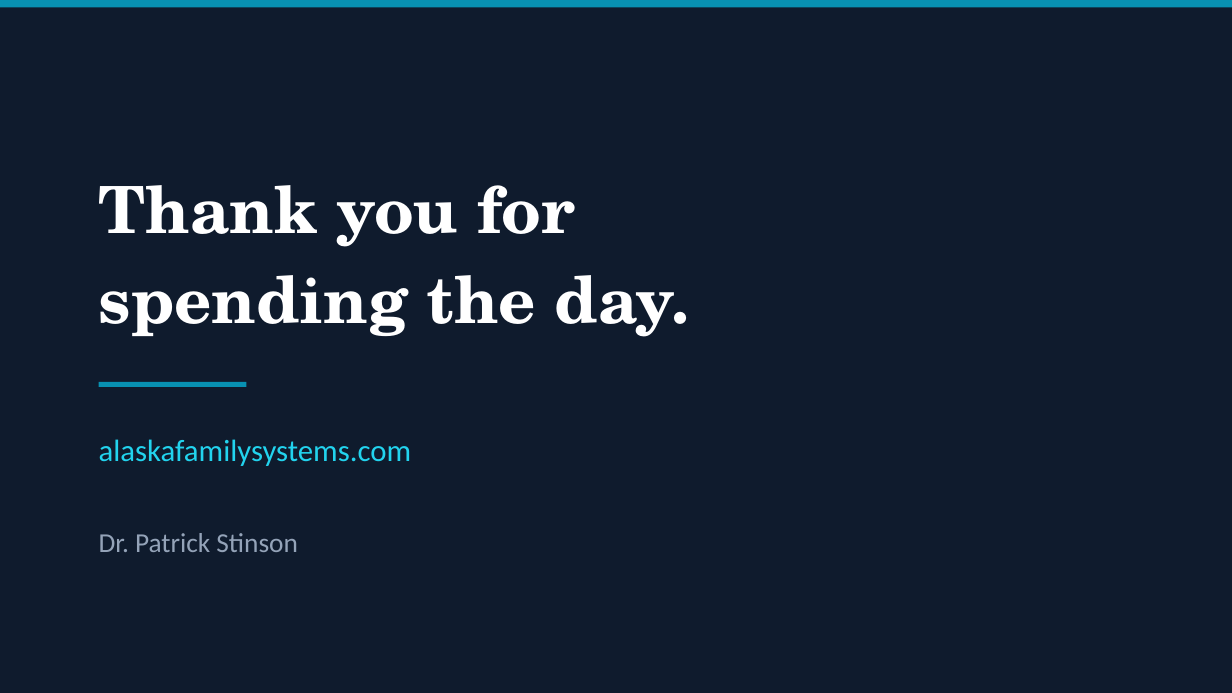
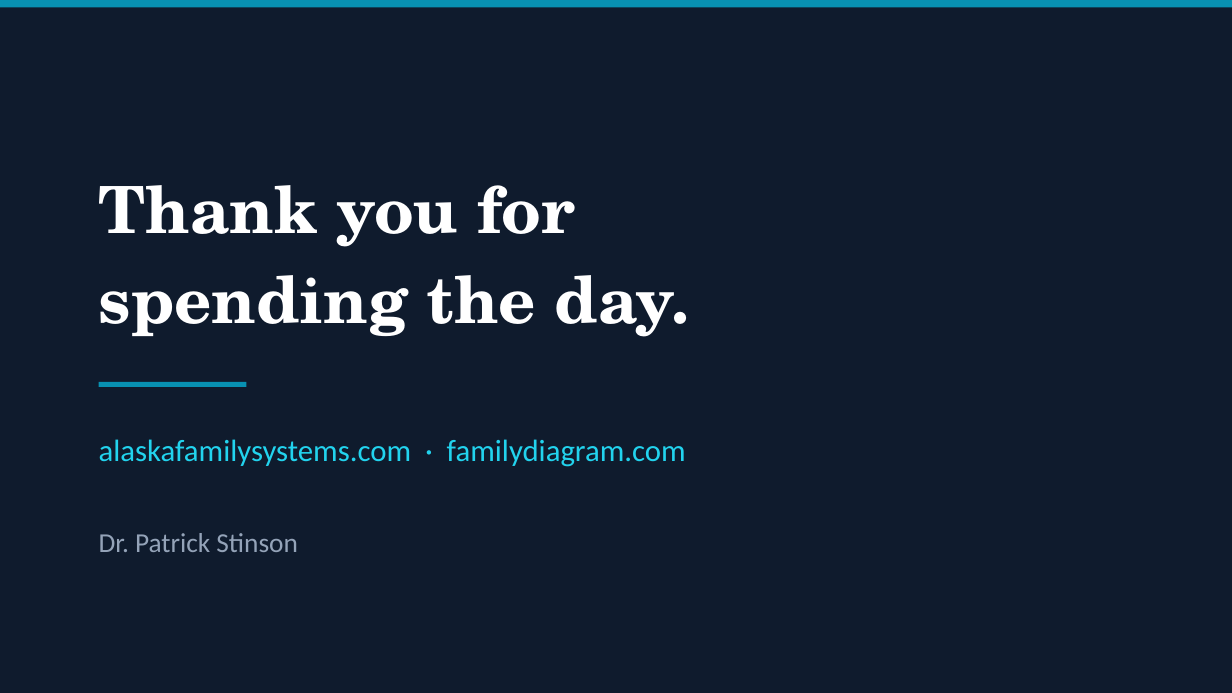
Before and after one commit to patrickkidd/ffrn-2026, a slide deck: slide 12 of 5-DATA_FUTURE_NEXT_GEN/5-Data-Future-Next-Gen.pptx (slide 9 before the commit). Drawn at 1232x693 pixels with LibreOffice and Linux fonts; fonts in the diff are those of the drawing. Boxes give left, top, right and bottom in pixels: in the first picture for what was removed or moved away, otherwise in the second. Text is boxed around its words. In the diff, an @@ line names an element or a change of style, - is before the commit and + after.

```diff
--- a/5-DATA_FUTURE_NEXT_GEN/5-Data-Future-Next-Gen.pptx
+++ b/5-DATA_FUTURE_NEXT_GEN/5-Data-Future-Next-Gen.pptx
@@ text at (x1=99, y1=439, x2=686, y2=467): text changed @@
-alaskafamilysystems.com
+alaskafamilysystems.com · familydiagram.com
```
Also in this commit, not shown: 3 other slides changed, 8 slides added, 5 slides removed, 4 other files.
